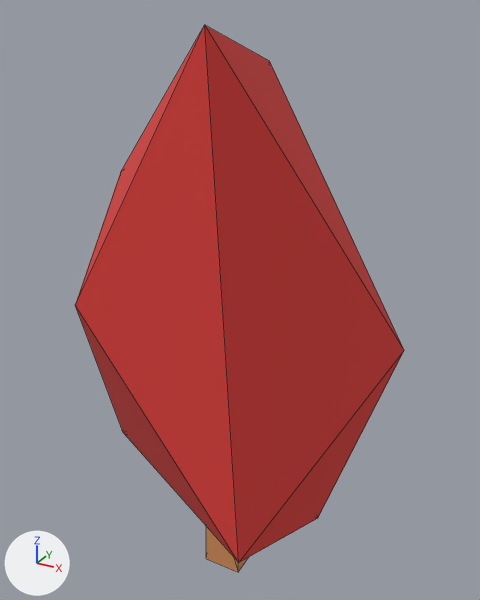
The COLLADA model src/objects/world_3_brush_1.dae, before and after one commit.
Both versions are drawn from a 50 mm camera at (0.24, -0.419, 0.474) aimed at (0.003, 0.011, 0.259). Arrows for +X, +Y and +Z are at lower left; the lights stay in place. Mesh edges are drawn as thin lines. Where no turn or scale is listed for an object, it has been applied to the vertices.

The scene before the commit, as lines of its bpy script (objects in view):
```python
mat_world_3_tree_base = principled_material('world_3_tree_base')
mat_world_3_tree_base.base_color = (0.644, 0.272, 0.102)  # orange #d28e5a
mat_world_3_tree_base.roughness = 0.9
mat_world_3_tree_leaves = principled_material('world_3_tree_leaves')
mat_world_3_tree_leaves.base_color = (0.668, 0.0424, 0.0369)  # red #d53a36
mat_world_3_tree_leaves.roughness = 0.9
me_cube_003 = bpy.data.meshes.new('Cube.003')
me_cube_003.from_pydata(...)  # 8 vertices, 8 faces; spans x -0.0171..0.0171, y -0.0171..0.0171, z 0.0..0.1111
me_cube_003.materials.append(mat_world_3_tree_base)  # orange #d28e5a
me_icosphere_007 = bpy.data.meshes.new('Icosphere.007')
me_icosphere_007.from_pydata(...)  # 9 vertices, 14 faces; spans x -0.121..0.128, y -0.116..0.112, z 0.095..0.465
me_icosphere_007.materials.append(mat_world_3_tree_leaves)  # red #d53a36
ob_world_3_brush_1_base = bpy.data.objects.new('world_3_brush_1_base', me_cube_003)
ob_world_3_brush_1_base.location = (0.0, 0.0, 0.0)
ob_world_3_brush_1_leaves = bpy.data.objects.new('world_3_brush_1_leaves', me_icosphere_007)
ob_world_3_brush_1_leaves.location = (0.0, 0.0, 0.0)
```
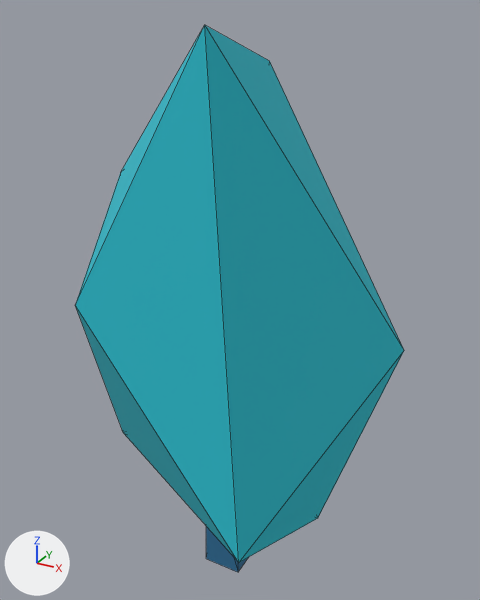
Boxes [x1, y1, x2, y2] around the edits, measured in the pictures (480 x 600 px):
'world_3_brush_1_leaves', recoloured (red to cyan)
    both: [75, 25, 404, 562]
'world_3_brush_1_base', recoloured
    both: [206, 526, 249, 572]

The edits, one by one:
Material 'world_3_tree_leaves' (mat_world_3_tree_leaves) changes colour from red #d53a36 to cyan #25bccc; in linear values from (0.668, 0.0424, 0.0369) to (0.0185, 0.501, 0.606).
Material 'world_3_tree_base' (mat_world_3_tree_base) changes colour from orange #d28e5a to blue #296b94; in linear values from (0.644, 0.272, 0.102) to (0.0225, 0.148, 0.298).
